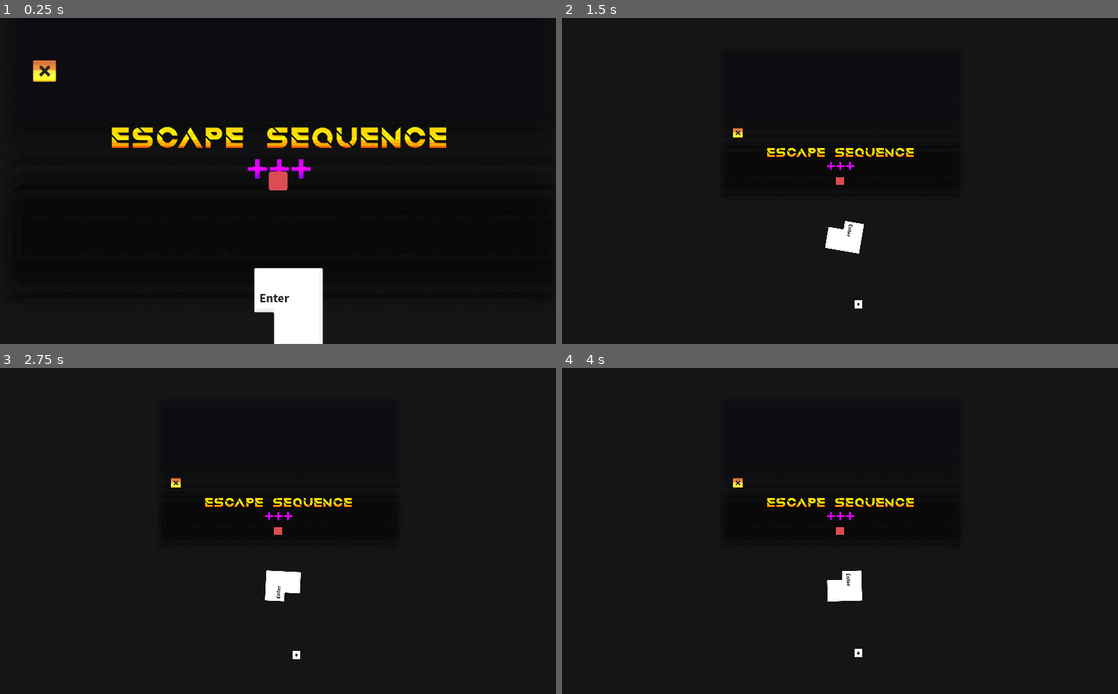
Above: before the commit, frames 1-4 (two rows, left to right).
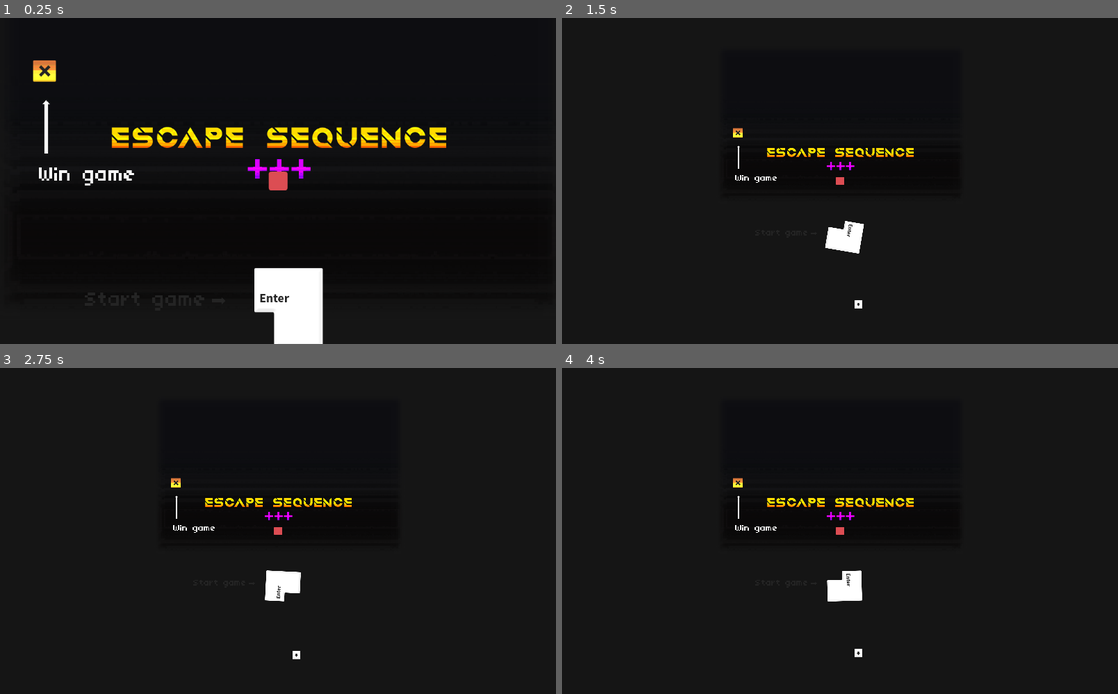
Above: after the commit, the same moments.

Repository: yscik/escape-sequence
Game: Godot game, scene res://Levels/TitleScreen-0.tscn
The game is run twice, just before and just after one commit, with the same random seed, the same clock (stepped at 60 frames per second) and the same inputs. This scene is started directly instead of the project's main scene.
Inputs (mouse positions are in pixels of both pictures, inside the frame that each line leads up to):
- Up to frame 1 (0.25 s): no input
- Up to frame 2 (1.5 s): tap Enter at 0.5, 0.6, 1.35 s; move the mouse to (962, 164) at 0.52 s; hold Right from 0.53 s (still down); click (962, 164) at 0.67 s; tap Space at 0.77 s; move the mouse to (728, 197) at 1.27 s
- Up to frame 3 (2.75 s): tap Space at 1.52 s; move the mouse to (333, 459) at 2.02 s; release Right at 2.03 s; hold Left from 2.03 s (still down); tap Enter at 2.1 s
- Up to frame 4 (4 s): tap Space at 2.75, 3.02, 3.77 s; move the mouse to (812, 596) at 2.77 s; release Left at 2.78 s; hold Right from 2.78 s (still down); tap Enter at 2.85, 3.6 s; click (812, 596) at 2.92 s; move the mouse to (1006, 579) at 3.52 s

The runs differ from the first frame. In frame 1, 0.5% of the frame differs, in the area x 7-37%, y 25-86%; in frame 2, less than 0.1%; in frame 3, less than 0.1%; in frame 4, less than 0.1%.

Commit message:
title screen hints

Diff:
--- a/Levels/TitleScreen-0.tscn
+++ b/Levels/TitleScreen-0.tscn
@@ -7,6 +7,8 @@
 [ext_resource path="res://platformer/EnterKey.gd" type="Script" id=5]
 [ext_resource path="res://Prefabs/Pickup.tscn" type="PackedScene" id=6]
 [ext_resource path="res://Game/Checkpoint.tscn" type="PackedScene" id=7]
+[ext_resource path="res://ui/HintWin.png" type="Texture" id=8]
+[ext_resource path="res://ui/HintStart.png" type="Texture" id=9]
 
 [sub_resource type="Animation" id=1]
 
@@ -204,3 +206,14 @@
 skill_up = false
 skill_down = false
 skill_grab = false
+skill_convert = false
+
+[node name="HintWin" type="Sprite" parent="." index="6"]
+
+position = Vector2( -470.677, -139.63 )
+texture = ExtResource( 8 )
+
+[node name="HintStart" type="Sprite" parent="." index="7"]
+
+position = Vector2( -323.348, 169.761 )
+texture = ExtResource( 9 )
Not shown: 1 places in Levels/TitleScreen-0.tscn that only renumber resources
Binary file added: ui/HintStart.png
Not shown, added: ui/HintStart.png.import
Binary file added: ui/HintWin.png
Not shown, added: ui/HintWin.png.import
